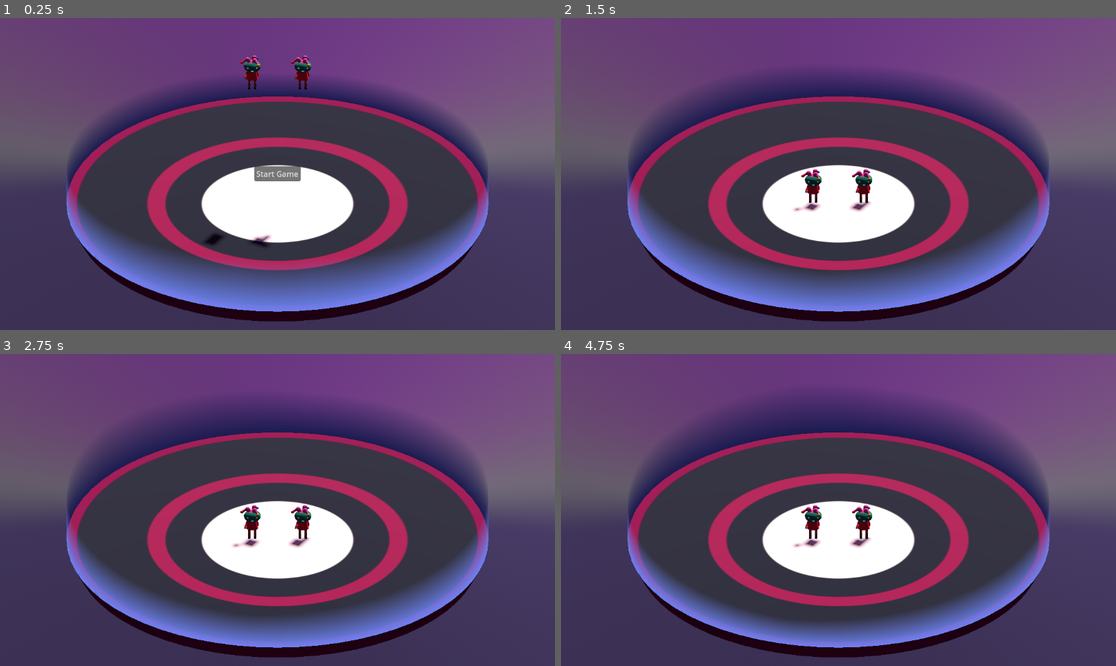
Above: before the commit, frames 1-4 (two rows, left to right).
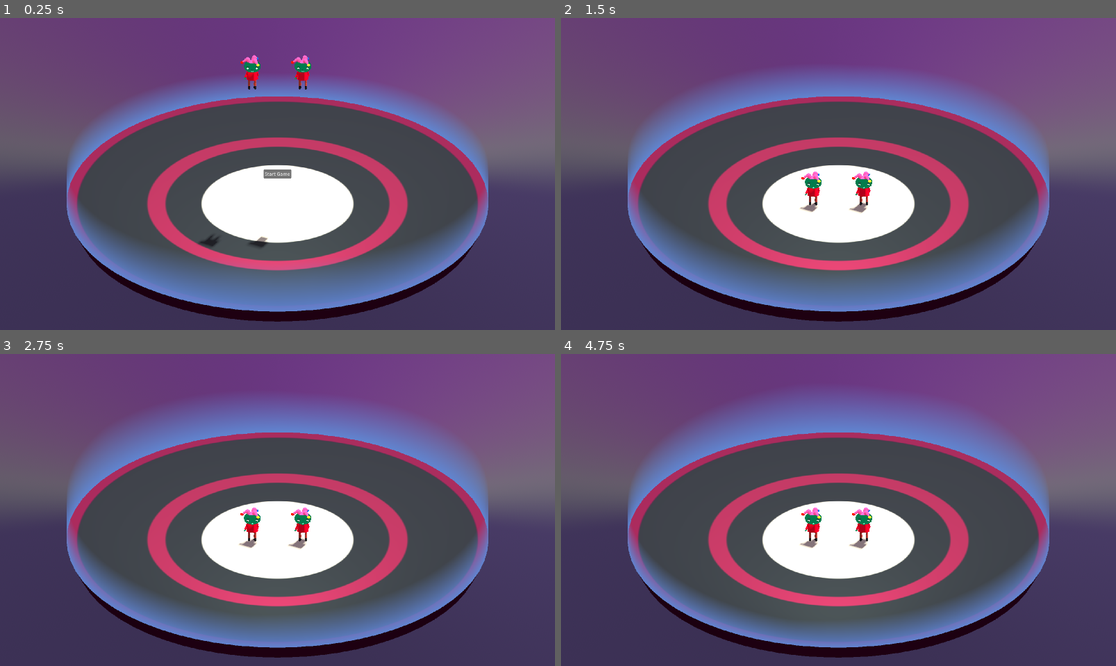
Above: after the commit, the same moments.

Repository: mwpenny/GGJ2024
Game: Godot game, scene res://scenes/ui.tscn
The game is run twice, just before and just after one commit, with the same random seed, the same clock (stepped at 60 frames per second) and the same inputs.
Inputs:
- Up to frame 1 (0.25 s): no input
- Up to frame 2 (1.5 s): click "Start Game" at 0.5 s
- Up to frame 3 (2.75 s): tap Enter at 2 s
- Up to frame 4 (4.75 s): tap Space at 2.75, 4.25 s; tap Enter at 3.5 s

The runs differ from the first frame. In frame 1, 13% of the frame differs, in the area x 11-89%, y 11-98%; in frame 2, 15%; in frame 3, 17%; in frame 4, 18%, in the area x 11-89%, y 12-98%.

Commit message:
Lighting improvements

Diff:
--- a/characters/player.tscn
+++ b/characters/player.tscn
@@ -1,14 +1,19 @@
-[gd_scene load_steps=40 format=3 uid="uid://cklaqgwvvfiyf"]
+[gd_scene load_steps=41 format=3 uid="uid://cklaqgwvvfiyf"]
 
 [ext_resource type="Script" path="res://scripts/player.gd" id="1_bdw3y"]
 
 [sub_resource type="StandardMaterial3D" id="StandardMaterial3D_k1prp"]
-albedo_color = Color(0.0313726, 0.517647, 0.321569, 1)
+shading_mode = 0
+diffuse_mode = 3
+specular_mode = 1
+albedo_color = Color(0.027451, 0.486275, 0.298039, 1)
 
 [sub_resource type="SphereMesh" id="SphereMesh_hkuj6"]
 material = SubResource("StandardMaterial3D_k1prp")
 
 [sub_resource type="StandardMaterial3D" id="StandardMaterial3D_6cc3w"]
+diffuse_mode = 3
+specular_mode = 1
 albedo_color = Color(0.878431, 0.294118, 0.517647, 1)
 
 [sub_resource type="CylinderMesh" id="CylinderMesh_v8g7j"]
@@ -18,6 +23,8 @@
 height = 0.2
 
 [sub_resource type="StandardMaterial3D" id="StandardMaterial3D_any5a"]
+diffuse_mode = 3
+specular_mode = 1
 albedo_color = Color(0.878431, 0.294118, 0.517647, 1)
 
 [sub_resource type="CapsuleMesh" id="CapsuleMesh_c3pvv"]
@@ -26,6 +33,8 @@
 height = 0.5
 
 [sub_resource type="StandardMaterial3D" id="StandardMaterial3D_0j4m2"]
+diffuse_mode = 3
+specular_mode = 1
 albedo_color = Color(0.878431, 0.294118, 0.517647, 1)
 
 [sub_resource type="CylinderMesh" id="CylinderMesh_fff3g"]
@@ -35,6 +44,8 @@
 height = 0.4
 
 [sub_resource type="StandardMaterial3D" id="StandardMaterial3D_bldjd"]
+diffuse_mode = 3
+specular_mode = 1
 albedo_color = Color(0.733333, 0.729412, 0.156863, 1)
 
 [sub_resource type="SphereMesh" id="SphereMesh_lb553"]
@@ -43,6 +54,8 @@
 height = 0.2
 
 [sub_resource type="StandardMaterial3D" id="StandardMaterial3D_2mjwl"]
+diffuse_mode = 3
+specular_mode = 1
 albedo_color = Color(0.0862745, 0.333333, 0.980392, 1)
 
 [sub_resource type="SphereMesh" id="SphereMesh_51nfl"]
@@ -51,6 +64,8 @@
 height = 0.2
 
 [sub_resource type="StandardMaterial3D" id="StandardMaterial3D_66psj"]
+diffuse_mode = 3
+specular_mode = 1
 albedo_color = Color(0.980392, 0.0901961, 0, 1)
 
 [sub_resource type="SphereMesh" id="SphereMesh_154hr"]
@@ -58,7 +73,13 @@
 radius = 0.1
 height = 0.2
 
+[sub_resource type="StandardMaterial3D" id="StandardMaterial3D_wkxdx"]
+shading_mode = 0
+diffuse_mode = 3
+specular_mode = 1
+
 [sub_resource type="SphereMesh" id="SphereMesh_a5d1k"]
+material = SubResource("StandardMaterial3D_wkxdx")
 radius = 0.063
 height = 0.125
 
@@ -308,6 +329,8 @@
 states/Start/position = Vector2(281, 97.75)
 
 [sub_resource type="StandardMaterial3D" id="StandardMaterial3D_02gxn"]
+diffuse_mode = 3
+specular_mode = 1
 albedo_color = Color(0.87451, 0, 0.141176, 1)
 
 [sub_resource type="CylinderMesh" id="CylinderMesh_0nu81"]
@@ -317,6 +340,8 @@
 height = 0.75
 
 [sub_resource type="StandardMaterial3D" id="StandardMaterial3D_uw2f2"]
+diffuse_mode = 3
+specular_mode = 1
 albedo_color = Color(0.623529, 0.239216, 0.196078, 1)
 
 [sub_resource type="CapsuleMesh" id="CapsuleMesh_e4or4"]
@@ -333,6 +358,8 @@
 height = 0.65
 
 [sub_resource type="StandardMaterial3D" id="StandardMaterial3D_twbcp"]
+diffuse_mode = 3
+specular_mode = 1
 albedo_color = Color(0.87451, 0, 0.141176, 1)
 
 [sub_resource type="CapsuleMesh" id="CapsuleMesh_lrqcg"]
@@ -341,6 +368,8 @@
 height = 0.5
 
 [sub_resource type="StandardMaterial3D" id="StandardMaterial3D_1l7xj"]
+diffuse_mode = 3
+specular_mode = 1
 albedo_color = Color(0.0313726, 0.517647, 0.321569, 1)
 
 [sub_resource type="SphereMesh" id="SphereMesh_xv8y0"]
@@ -579,5 +608,5 @@
 skeleton = NodePath("")
 
 [node name="CollisionShape3D" type="CollisionShape3D" parent="."]
-transform = Transform3D(1, 0, 0, 0, 1, 0, 0, 0, 1, 0, 1.48669, 0)
+transform = Transform3D(1, 0, 0, 0, 1, 0, 0, 0, 1, 0, 1.81929, 0)
 shape = SubResource("CapsuleShape3D_3r2l4")
--- a/project.godot
+++ b/project.godot
@@ -18,6 +18,11 @@
 [autoload]
 
 GameState="*res://scripts/game_state.gd"
+
+[display]
+
+window/size/viewport_width=1920
+window/size/viewport_height=1080
 
 [input]
 
@@ -76,3 +81,4 @@
 
 renderer/rendering_method="gl_compatibility"
 renderer/rendering_method.mobile="gl_compatibility"
+lights_and_shadows/positional_shadow/soft_shadow_filter_quality=3
--- a/scenes/arena.tscn
+++ b/scenes/arena.tscn
@@ -40,7 +40,6 @@
 [sub_resource type="Environment" id="Environment_t3p2d"]
 background_mode = 2
 sky = SubResource("Sky_gqm1b")
-ambient_light_source = 3
 ambient_light_color = Color(1, 1, 1, 1)
 
 [sub_resource type="CameraAttributesPractical" id="CameraAttributesPractical_ggid6"]
@@ -60,8 +59,13 @@
 script = ExtResource("1_jqia0")
 
 [node name="Sun" type="DirectionalLight3D" parent="."]
-transform = Transform3D(-0.866023, -0.433016, 0.250001, 0, 0.499998, 0.866027, -0.500003, 0.749999, -0.43301, 0, 0, 0)
+transform = Transform3D(-0.866024, -0.433016, 0.250001, 0, 0.499998, 0.866026, -0.500003, 0.749999, -0.43301, 0, 0, 0)
 shadow_enabled = true
+shadow_bias = 2.223
+shadow_normal_bias = 2.17
+directional_shadow_mode = 1
+directional_shadow_split_2 = 0.1
+directional_shadow_split_3 = 0.2
 
 [node name="Platform" type="MeshInstance3D" parent="."]
 mesh = SubResource("CylinderMesh_alqsq")
@@ -94,3 +98,11 @@
 
 [node name="Player2" parent="." instance=ExtResource("5_vckah")]
 transform = Transform3D(1, 0, 0, 0, 1, 0, 0, 0, 1, 3, 17, 0)
+
+[node name="SpotLight3D" type="SpotLight3D" parent="."]
+transform = Transform3D(1, 0, 0, 0, 0.996087, -0.0883728, 0, 0.0883728, 0.996087, 0, 10.6733, 27.2879)
+light_energy = 16.0
+light_specular = 1.0
+light_bake_mode = 0
+spot_range = 84.1582
+spot_angle = 75.14
--- a/scenes/ui.tscn
+++ b/scenes/ui.tscn
@@ -12,6 +12,7 @@
 grow_vertical = 2
 
 [node name="GameViewport" type="SubViewportContainer" parent="."]
+texture_filter = 1
 layout_mode = 1
 anchors_preset = 15
 anchor_right = 1.0
@@ -22,7 +23,7 @@
 
 [node name="SubViewport" type="SubViewport" parent="GameViewport"]
 handle_input_locally = false
-size = Vector2i(1152, 648)
+size = Vector2i(1920, 1080)
 render_target_update_mode = 4
 
 [node name="World" parent="GameViewport/SubViewport" instance=ExtResource("1_muemp")]
--- a/shaders/walls.gdshader
+++ b/shaders/walls.gdshader
@@ -1,5 +1,5 @@
 shader_type spatial;
-render_mode cull_disabled;
+render_mode unshaded, cull_disabled;
 
 uniform float wall_min_height = 3.0;
 uniform vec4 base_color : source_color = vec4(0, 0.15, 0.2, 0.45);
